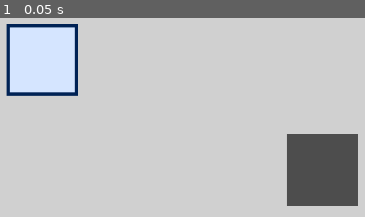
Above: before the commit, frame 1.
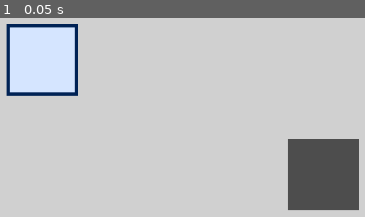
Above: after the commit, the same moment.

Repository: telmotrooper/vet-game
Game: Godot game, scene res://main.tscn
Same seed, same stepped clock (60 frames per second), same inputs: the game is played once before the commit and once after it.
Inputs:
- Up to frame 1 (0.05 s): no input

The runs differ from the first frame. In frame 1, 1.1% of the frame differs, in the area x 78-99%, y 58-97%.

Commit message:
able to drag and drop object into slot

Diff:
--- a/draggable_object.gd
+++ b/draggable_object.gd
@@ -2,15 +2,14 @@
 extends TextureRect
 
 func _get_drag_data(_at_position: Vector2) -> Variant:
-	var drag_preview = TextureRect.new()
-	drag_preview.texture = texture
+	var drag_preview = Control.new()
+
+	var child: TextureRect = TextureRect.new()
+	child.texture = texture
+
+	# TODO
+	drag_preview.add_child(child)
+
 	set_drag_preview(drag_preview)
+
 	return self
-
-func _can_drop_data(_at_position: Vector2, data: Variant) -> bool:
-	print("_can_drop_data")
-	return true
-
-func _drop_data(_at_position: Vector2, data: Variant) -> void:
-	print("_drop_data")
-	pass
--- a/level_1.tscn
+++ b/level_1.tscn
@@ -1,13 +1,14 @@
-[gd_scene load_steps=4 format=3 uid="uid://cqqouxh0tnhtp"]
+[gd_scene load_steps=5 format=3 uid="uid://cqqouxh0tnhtp"]
 
 [ext_resource type="Texture2D" uid="uid://bwvk2il82mqsk" path="res://square.svg" id="1_7qxg0"]
 [ext_resource type="Script" path="res://draggable_object.gd" id="2_jfxkb"]
 [ext_resource type="Texture2D" uid="uid://btvovgytwfq74" path="res://square_slot.svg" id="3_25sf6"]
+[ext_resource type="Script" path="res://slot.gd" id="4_cleui"]
 
 [node name="Level1" type="Node2D"]
 
 [node name="Background" type="CanvasLayer" parent="."]
-layer = -1
+layer = -2
 
 [node name="ColorRect" type="ColorRect" parent="Background"]
 anchors_preset = 15
@@ -25,6 +26,11 @@
 texture = ExtResource("1_7qxg0")
 script = ExtResource("2_jfxkb")
 
-[node name="SquareSlot" type="Sprite2D" parent="."]
-position = Vector2(946, 557)
+[node name="SquareSlot" type="TextureRect" parent="."]
+z_index = -1
+offset_left = 863.0
+offset_top = 483.0
+offset_right = 1034.0
+offset_bottom = 654.0
 texture = ExtResource("3_25sf6")
+script = ExtResource("4_cleui")
--- /dev/null
+++ b/slot.gd
@@ -0,0 +1,9 @@
+extends TextureRect
+
+func _can_drop_data(_at_position: Vector2, _data: Variant) -> bool:
+	print("_can_drop_data")
+	return true
+
+func _drop_data(_at_position: Vector2, data: Variant) -> void:
+	data.position = position
+	print(data)
